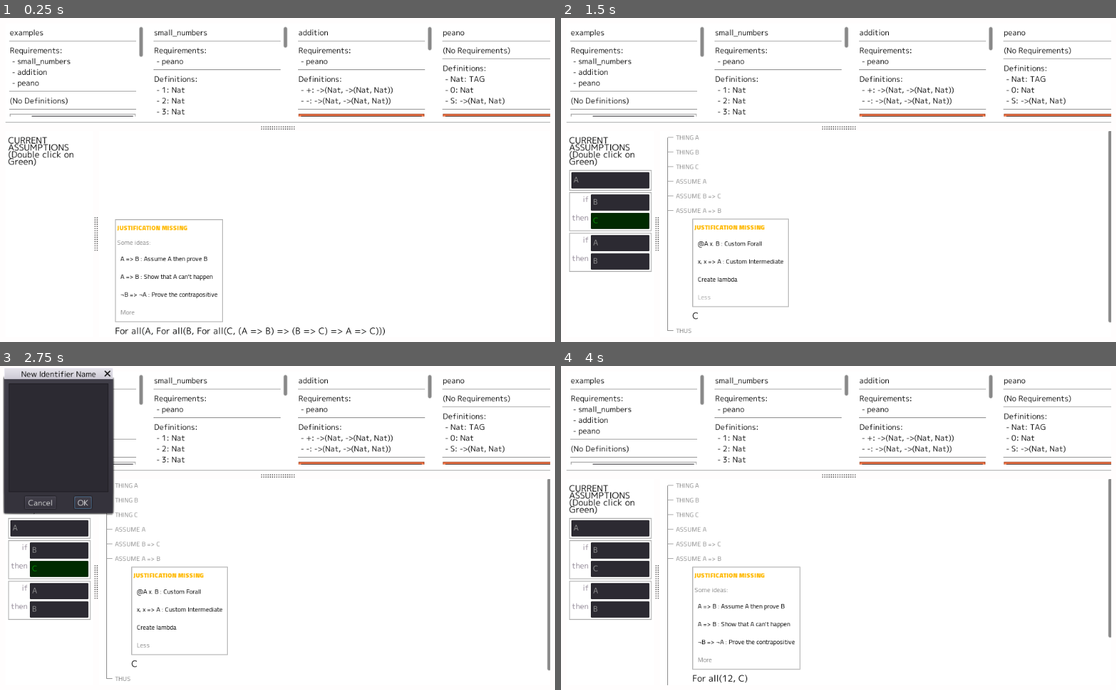
Above: before the commit, frames 1-4 (two rows, left to right).
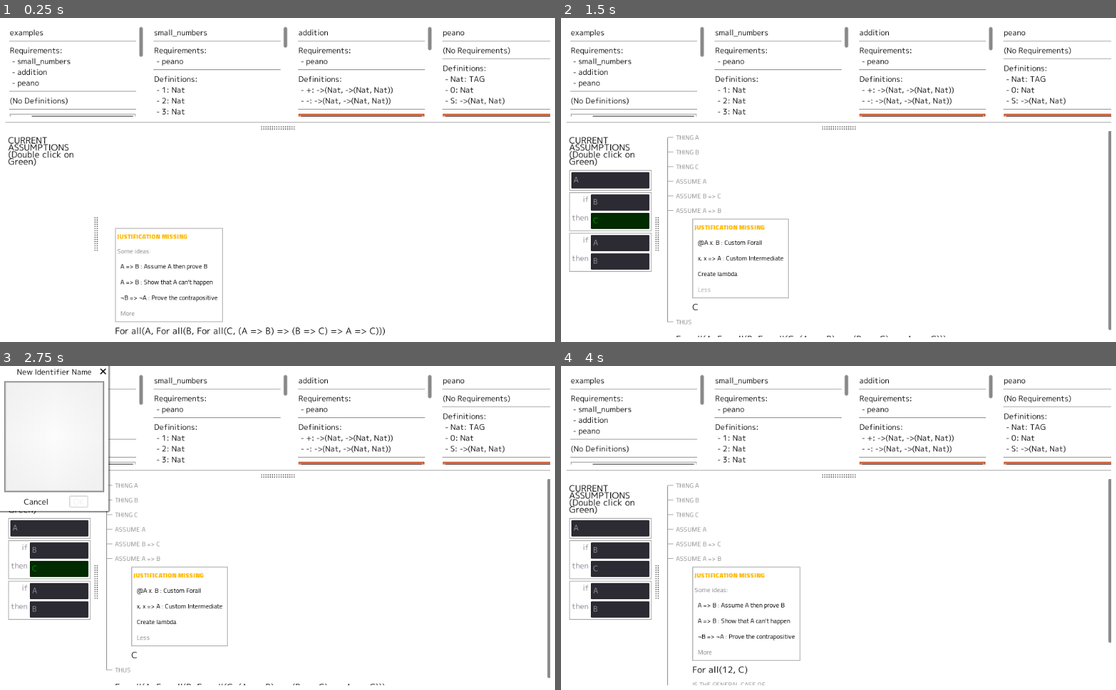
Above: after the commit, the same moments.

Repository: Negabinary/Math-Playground
Game: Godot game, scene res://Main.tscn
Same seed, same stepped clock (60 frames per second), same inputs: the game is played once before the commit and once after it.
Inputs (mouse positions are in pixels of both pictures, inside the frame that each line leads up to):
- Up to frame 1 (0.25 s): no input
- Up to frame 2 (1.5 s): click "A => B : Assume A then prove B" at 0.5 s; click "More" at 1.25 s
- Up to frame 3 (2.75 s): click "@A x. B : Custom Forall" at 2 s
- Up to frame 4 (4 s): click (622, 437) at 2.77 s; type "12" at 2.85 s; click "OK" at 3.5 s

The runs differ from the first frame. In frame 1, 1.2% of the frame differs, in the area x 20-41%, y 62-92%; in frame 2, 0.7%; in frame 3, 9.7%, in the area x 0-100%, y 0-99%; in frame 4, 1.0%.

Commit message:
More theming
Buttons and LineEdit

Diff:
--- a/Main.tscn
+++ b/Main.tscn
@@ -18,7 +18,6 @@
 anchor_right = 1.0
 anchor_bottom = 1.0
 theme = ExtResource( 1 )
-color = Color( 1, 0.992157, 0.992157, 1 )
 script = ExtResource( 2 )
 __meta__ = {
 "_edit_use_anchors_": false
@@ -69,7 +68,6 @@
 margin_top = 5.0
 margin_right = 999.0
 margin_bottom = 172.0
-rect_clip_content = true
 size_flags_horizontal = 3
 size_flags_vertical = 3
 custom_constants/separation = 16
@@ -77,17 +75,17 @@
 [node name="VBoxContainer" type="VBoxContainer" parent="VSplitContainer/Modules/ScrollContainer/MarginContainer/HBoxContainer"]
 margin_right = 163.0
 margin_bottom = 167.0
-rect_clip_content = true
 __meta__ = {
 "_edit_use_anchors_": false
 }
 
 [node name="Button" type="Button" parent="VSplitContainer/Modules/ScrollContainer/MarginContainer/HBoxContainer/VBoxContainer"]
 margin_right = 163.0
-margin_bottom = 23.0
+margin_bottom = 19.0
 text = "Add Module From Text"
 
 [node name="CodeDialog" type="ConfirmationDialog" parent="VSplitContainer/Modules/ScrollContainer/MarginContainer/HBoxContainer/VBoxContainer/Button"]
+visible = true
 margin_top = 48.0
 margin_right = 407.0
 margin_bottom = 318.0
@@ -110,27 +108,31 @@
 
 [node name="Label3" type="LineEdit" parent="VSplitContainer/Modules/ScrollContainer/MarginContainer/HBoxContainer/VBoxContainer/Button/CodeDialog/VBoxContainer"]
 margin_right = 391.0
-margin_bottom = 24.0
+margin_bottom = 25.0
 
 [node name="Label2" type="TextEdit" parent="VSplitContainer/Modules/ScrollContainer/MarginContainer/HBoxContainer/VBoxContainer/Button/CodeDialog/VBoxContainer"]
-margin_top = 24.0
+margin_top = 29.0
 margin_right = 391.0
-margin_bottom = 226.0
+margin_bottom = 223.0
 size_flags_vertical = 3
 show_line_numbers = true
 minimap_draw = true
 
 [node name="Button2" type="Button" parent="VSplitContainer/Modules/ScrollContainer/MarginContainer/HBoxContainer/VBoxContainer"]
-margin_top = 27.0
+margin_top = 23.0
 margin_right = 163.0
-margin_bottom = 50.0
+margin_bottom = 42.0
 text = "Add built-in module"
 
 [node name="WindowDialog" type="ConfirmationDialog" parent="VSplitContainer/Modules/ScrollContainer/MarginContainer/HBoxContainer/VBoxContainer/Button2"]
+visible = true
 margin_top = 24.0
 margin_right = 200.0
 margin_bottom = 94.0
 window_title = "Enter File Name"
+__meta__ = {
+"_edit_use_anchors_": false
+}
 
 [node name="Label2" type="LineEdit" parent="VSplitContainer/Modules/ScrollContainer/MarginContainer/HBoxContainer/VBoxContainer/Button2/WindowDialog"]
 anchor_right = 1.0
--- /dev/null
+++ b/theme/LineEditTexture.tres
@@ -0,0 +1,11 @@
+[gd_resource type="StyleBoxTexture" load_steps=2 format=2]
+
+[ext_resource path="res://theme/LineEditTexture.png" type="Texture" id=1]
+
+[resource]
+texture = ExtResource( 1 )
+region_rect = Rect2( 0, 0, 9, 9 )
+margin_left = 4.0
+margin_right = 4.0
+margin_top = 4.0
+margin_bottom = 4.0
Binary file added: theme/LineEditTexture.png
Not shown, added: theme/LineEditTexture.png.import
Binary file changed: theme/main_theme.theme
Not shown, changed: docs/index.pck
